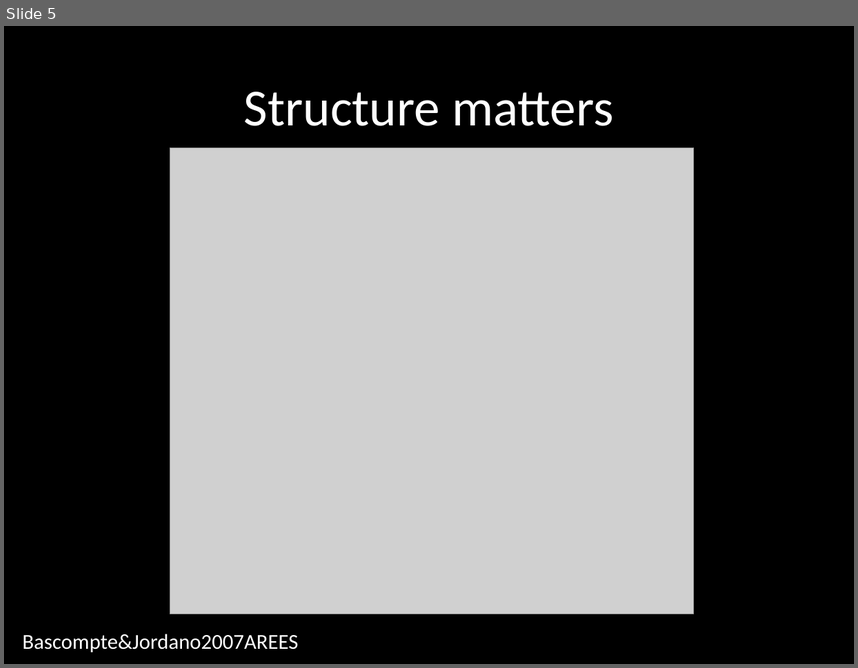
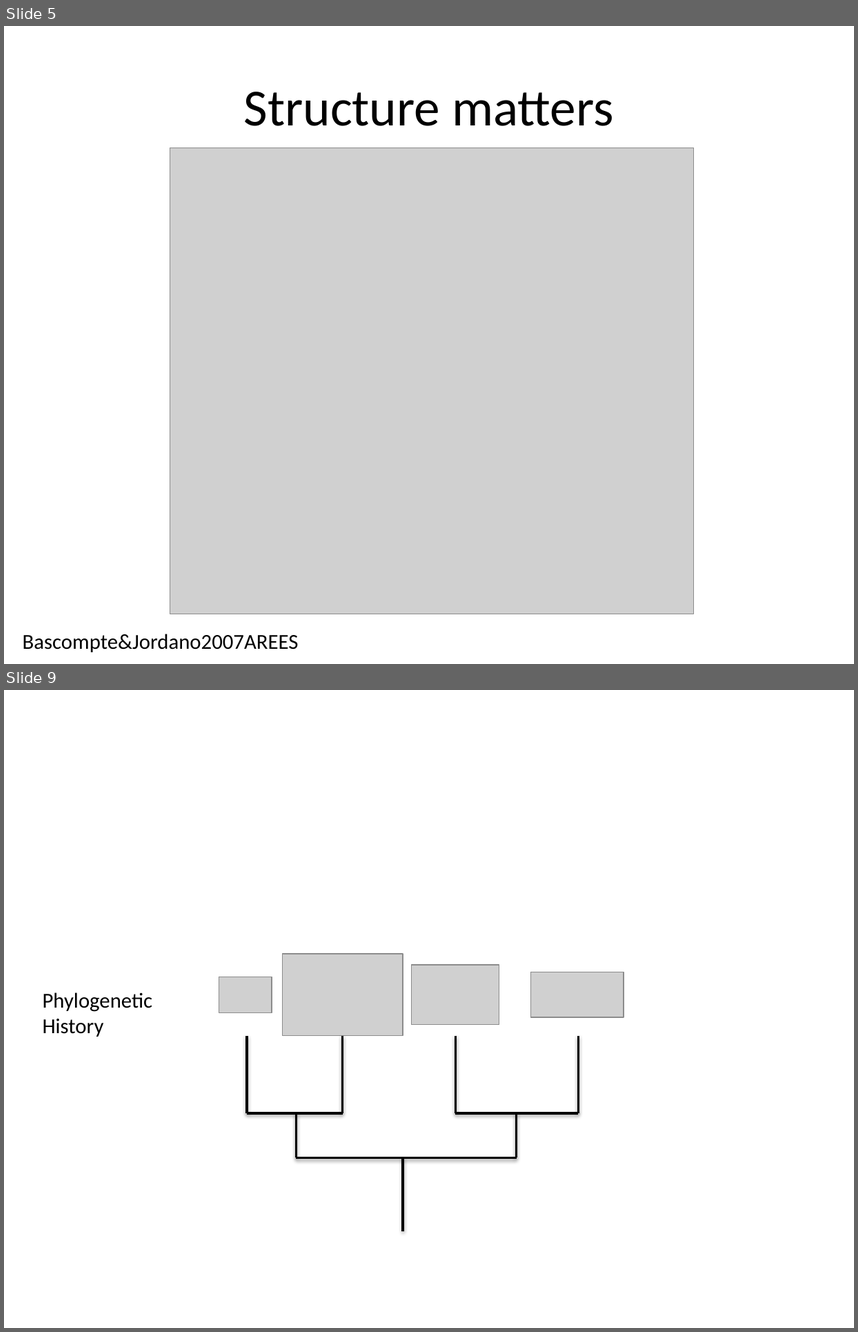
Before and after one commit to sckott/talks, a slide deck: canpolintalk/scott.pptx. Shown one above the other, each under a label of ours: slide 5 before the commit, slides 5 and 9 after it; the slides between them are not shown. The pictures are 858x668 and 858x1332 pixels, drawn with LibreOffice and Linux fonts; fonts in the diff are those of the drawing; grey boxes stand for pictures. Boxes give left, top, right and bottom in pixels: in the first picture for what was removed or moved away, otherwise in the second. Text is boxed around its words. In the diff, an @@ line names an element or a change of style, - is before the commit and + after.

```diff
--- a/canpolintalk/scott.pptx
+++ b/canpolintalk/scott.pptx
@@ slide 9 added at <box>4,690,854,1328</box>, background #FFFFFF @@
@@ picture added at <box>282,954,403,1035</box> @@
@@ picture added at <box>219,976,272,1012</box> @@
@@ picture added at <box>411,965,499,1024</box> @@
@@ picture added at <box>530,972,623,1017</box> @@
@@ text added at <box>43,992,153,1036</box>, 18 pt, text #000000 @@
+Phylogenetic
+History
@@ line added from (247, 1035) to (247, 1114), #000000 2 pt @@
@@ line added from (342, 1035) to (342, 1114), #000000 2 pt @@
@@ line added from (455, 1035) to (455, 1114), #000000 2 pt @@
@@ line added from (579, 1035) to (579, 1114), #000000 2 pt @@
@@ line added from (247, 1114) to (342, 1114), #000000 2 pt @@
@@ line added from (297, 1114) to (297, 1158), #000000 2 pt @@
@@ line added from (455, 1114) to (579, 1114), #000000 2 pt @@
@@ line added from (517, 1114) to (517, 1158), #000000 2 pt @@
@@ line added from (297, 1158) to (517, 1158), #000000 2 pt @@
@@ line added from (403, 1158) to (403, 1231), #000000 2 pt @@
@@ slide 5 changed as well @@
@@ background #000000 to #FFFFFF @@
@@ title "Structure matters" at <box>244,92,613,126</box>: text colour #FFFFFF to #000000 @@
@@ text "Bascompte&Jordano2007AREES" at <box>23,633,299,652</box>: text colour #FFFFFF to #000000 @@
```
Also in this commit, not shown: 15 other slides changed, 13 other slides added, 2 slides removed, 11 other files.
